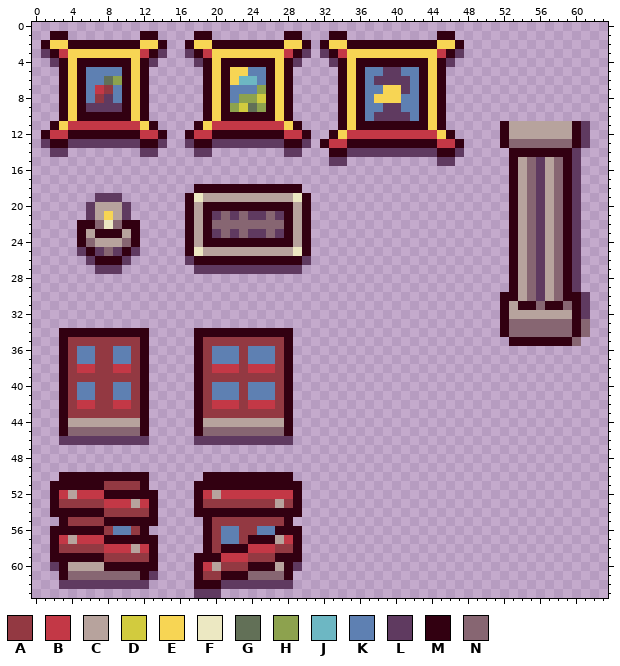
Pixel-art sprite, stored at assets/sprites/tilesets/muted/tileset_bricked_details.png. That is the earlier state.
The file is 64x64 pixels.
Palette (. is transparent): A #933942  B #c33846  C #b7a39d  D #d2cb3e  E #f7d554  F #ece8c2  G #627057  H #8da24e  J #6db7c3  K #5e80b2  L #5f3a60  M #320011  N #876672
Now the later version:
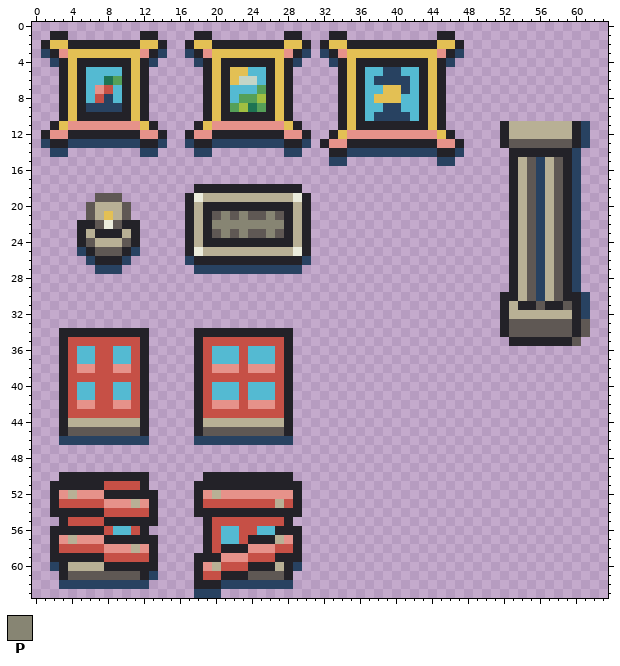
Colours new in this view: P #878573
The edit:
Colour A changes from #933942 to #c65046.
Colour B changes from #c33846 to #e6928a.
Colour C changes from #b7a39d to #b8b095.
Colour D changes from #d2cb3e to #a1bf41.
Colour E changes from #f7d554 to #e3c054.
Colour F changes from #ece8c2 to #ebecdc.
Colour G changes from #627057 to #1e7453.
Colour H changes from #8da24e to #55a058.
Colour J changes from #6db7c3 to #c3d5c7.
Colour K changes from #5e80b2 to #54bad2.
Colour L changes from #5f3a60 to #284261.
Colour M changes from #320011 to #232228.
Colour N changes from #876672 to #5f5854.
Colour L gives way to colour N in row 19 at x 7 to 9; in row 20 at x 6 and 10; in row 21 at x 6, 10, 20, 22, 24 to 25 and 27; in row 23 at x 20, 22, 24 to 25 and 27; in row 25 at x 7 and 9.
Colour N gives way to colour P in row 21 at x 21, 23 and 26; in row 22 at x 20 to 27; in row 23 at x 21, 23 and 26.
Pixel boxes of the changes (left, top, right, bottom) in both pictures:
changed: (41, 31, 464, 274)
changed: (500, 121, 590, 346)
changed: (50, 328, 158, 589)
changed: (194, 328, 302, 598)
